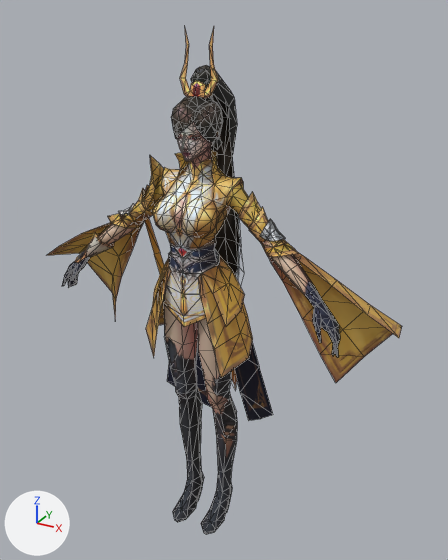
One commit to the FBX model Assets/Res/Model/Character/Role/jianxian/models/jianxian_1501.FBX: the scene before it, then after it.
Rendered twice from a 50 mm camera at (1.24, -2.02, 2.31) aimed at (0.01, 0.2, 1.2). The lights are fixed; the arrows at lower left show +X, +Y and +Z. Mesh edges are drawn as thin lines.

In view in the first picture: 'jianxian_1501'.
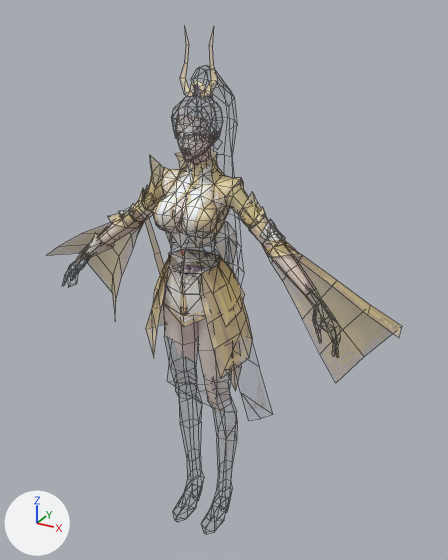
Pixel boxes (x1, y1, x2, y2) of what changed, in the pictures (448 x 560 px):
'jianxian_1501', surface changed
    both: (47, 30, 402, 534)

The change, as a list of edits to the scene's bpy script:
```text
Change img_jianxian_1501_tga:
    img_jianxian_1501_tga: load_image('jianxian_1501.tga', '_unpacked/jianxian_1501.tga', 512, 512, 'sRGB') -> load_image('jianxian_1501.tga', '../textures/jianxian_1501.tga', 512, 512, 'Non-Color')
Change mat_material__1:
    add n3 = _N.new('ShaderNodeTexImage'); n3.name = 'Image Texture.001'
    add n3.image = img_jianxian_1501_tga
    where n2 = _N.new('ShaderNodeTexImage'); n2.name = 'Image Texture'
    where n0 = _N.new('ShaderNodeBsdfPrincipled'); n0.name = 'Principled BSDF'
    remove _L.new(n2.outputs[1], n0.inputs[4])  # 'Alpha' to 'Alpha'
    add _L.new(n3.outputs[0], n0.inputs[4])  # 'Color' to 'Alpha'
```
